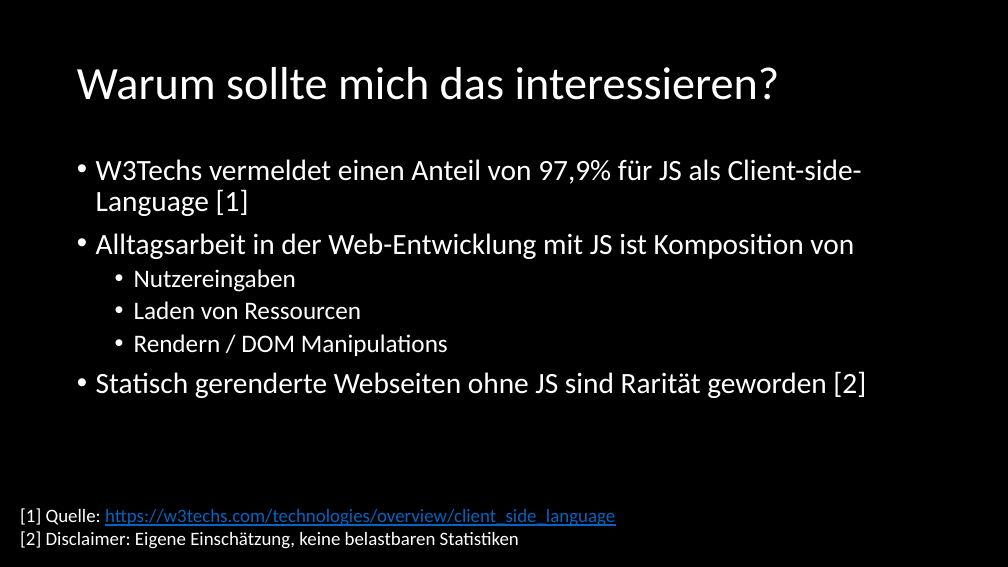
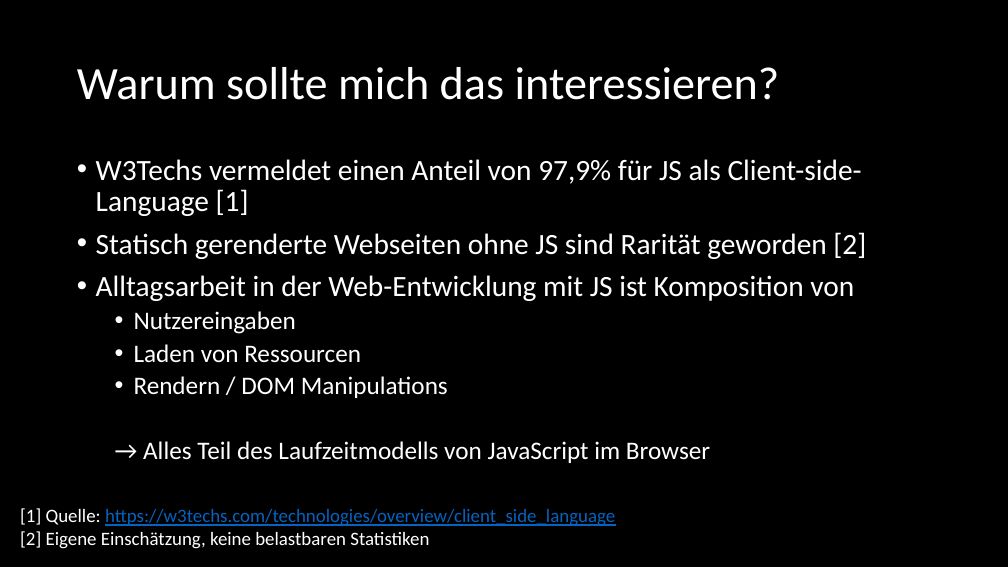
Before and after one commit to twobiers/webtech-workshop-js-async, a slide deck: slide 9 of slides/Presentation.pptx. Drawn at 1008x567 pixels with LibreOffice and Linux fonts; fonts in the diff are those of the drawing. Boxes give left, top, right and bottom in pixels: in the first picture for what was removed or moved away, otherwise in the second. Text is boxed around its words. In the diff, an @@ line names an element or a change of style, - is before the commit and + after.

Commit message:
update presentation

```diff
--- a/slides/Presentation.pptx
+++ b/slides/Presentation.pptx
@@ text at (x1=96, y1=232, x2=866, y2=259): paragraph added @@
+• Statisch gerenderte Webseiten ohne JS sind Rarität geworden [2]
@@ text at (x1=143, y1=441, x2=710, y2=463): text changed; size 28 to 24 pt @@
-• Statisch gerenderte Webseiten ohne JS sind Rarität geworden [2]
+  → Alles Teil des Laufzeitmodells von JavaScript im Browser
@@ text at (x1=20, y1=531, x2=429, y2=549): text changed @@
-[2] Disclaimer: Eigene Einschätzung, keine belastbaren Statistiken
+[2] Eigene Einschätzung, keine belastbaren Statistiken
```
Also in this commit, not shown: 1 other slide changed.
